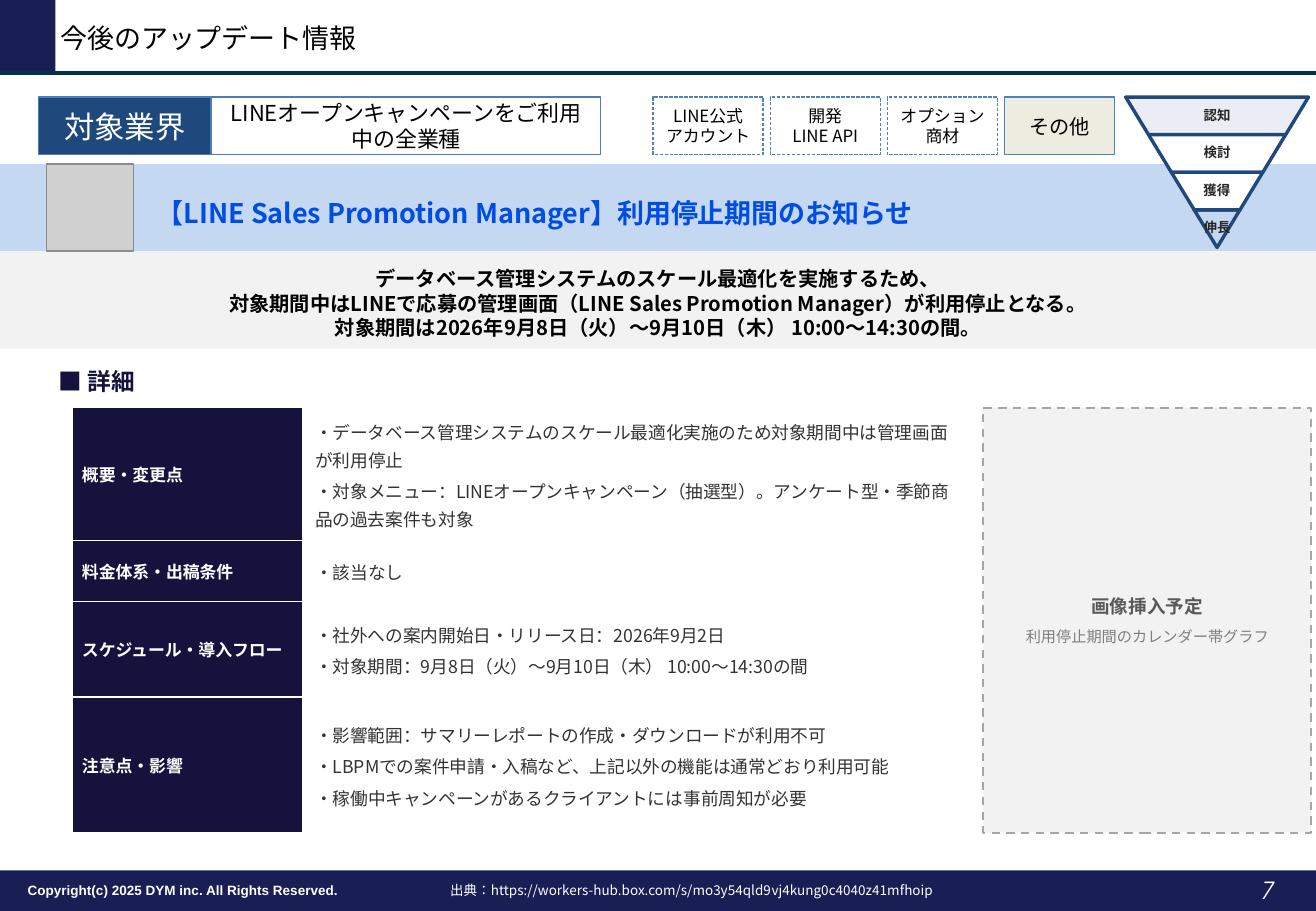
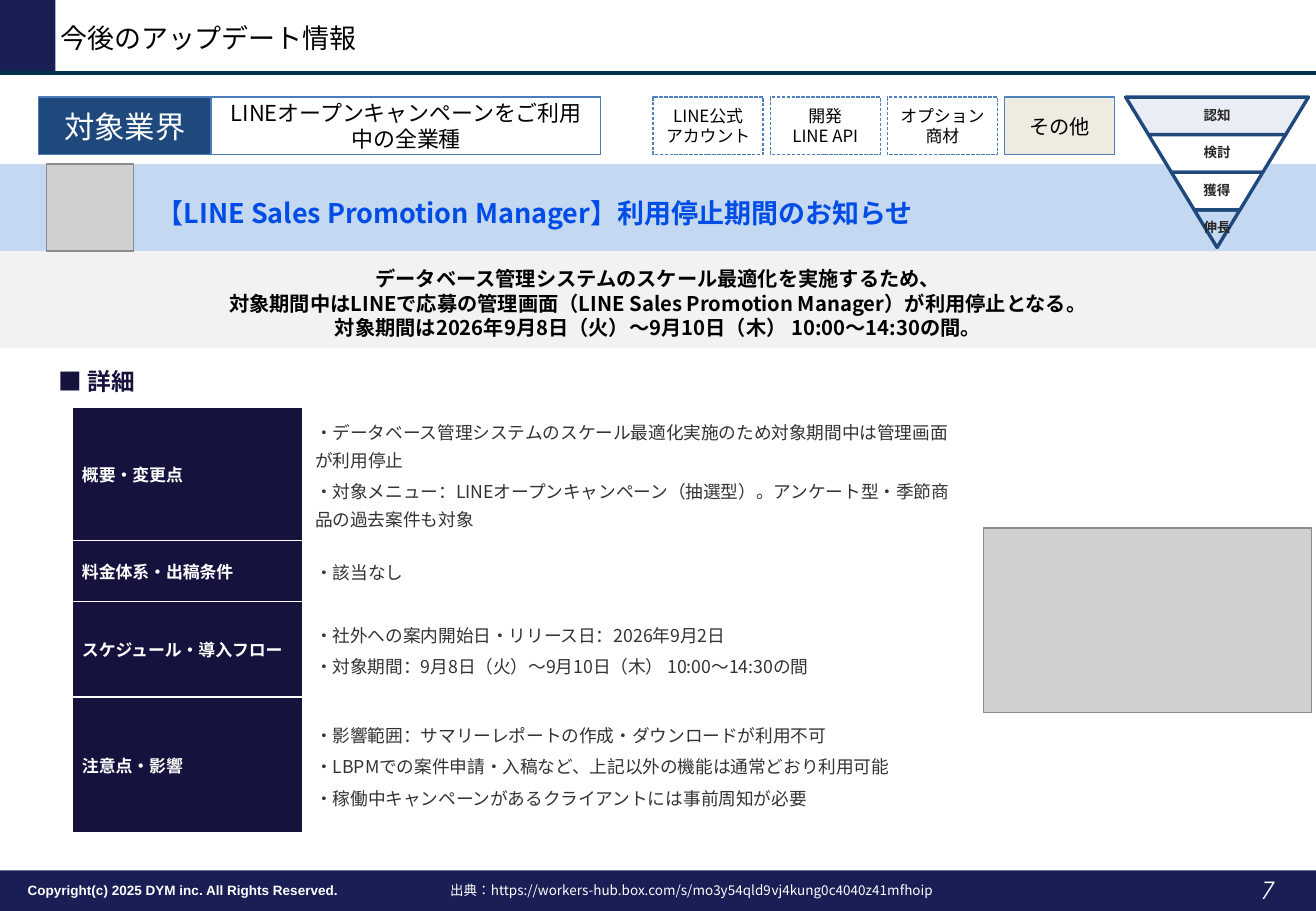
Before and after one commit to tonomura-r-dev/folder, a slide deck: slide 7 of LINEOA媒体最新情報_2026年9月トレンドレポート.pptx. Drawn at 1316x911 pixels with LibreOffice and Linux fonts; fonts in the diff are those of the drawing; grey boxes stand for pictures; background and template pictures are left out. Boxes give left, top, right and bottom in pixels: in the first picture for what was removed or moved away, otherwise in the second. Text is boxed around its words. In the diff, an @@ line names an element or a change of style, - is before the commit and + after.

```diff
--- a/LINEOA媒体最新情報_2026年9月トレンドレポート.pptx
+++ b/LINEOA媒体最新情報_2026年9月トレンドレポート.pptx
@@ rectangle removed at <box>984,408,1312,834</box> @@
-画像挿入予定
-利用停止期間のカレンダー帯グラフ
@@ picture added at <box>984,529,1312,713</box> @@
```
Also in this commit, not shown: 5 other slides changed, 8 other files.
